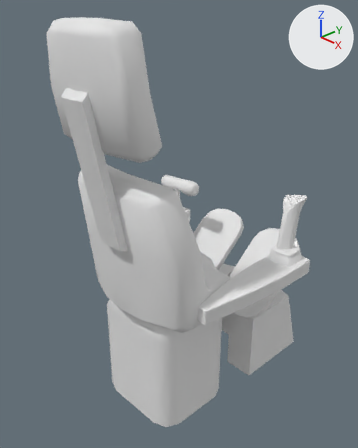
A saved change to the Blender file Models/VRPilot_Seat.blend.
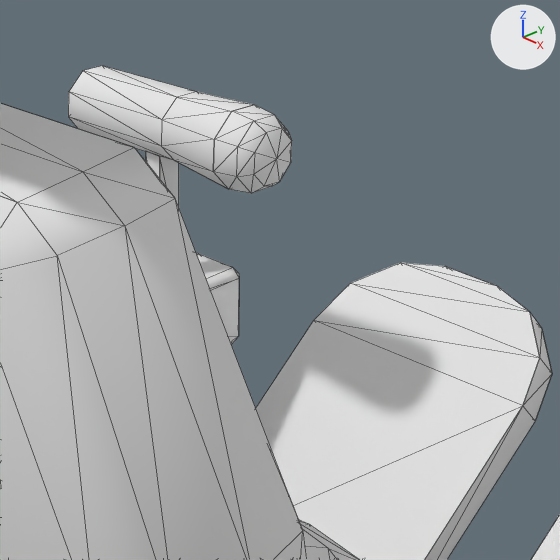
Each version appears first whole from a camera (50 mm lens) standing at (0.637, -0.632, 0.651) and looking at (-0.02, -0.004, 0.23), and next in a close-up on the part from 42% to 68% of the width and 36% to 58% of the height. The lights are fixed; the arrows at upper right show +X, +Y and +Z. The close-ups show mesh edges as thin lines.

Names of what the first close-up shows: 'Seat_Pilot', 'Throttle_Lever'.
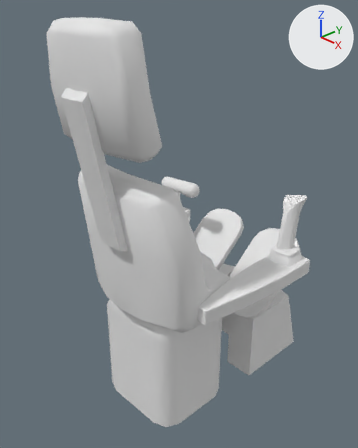
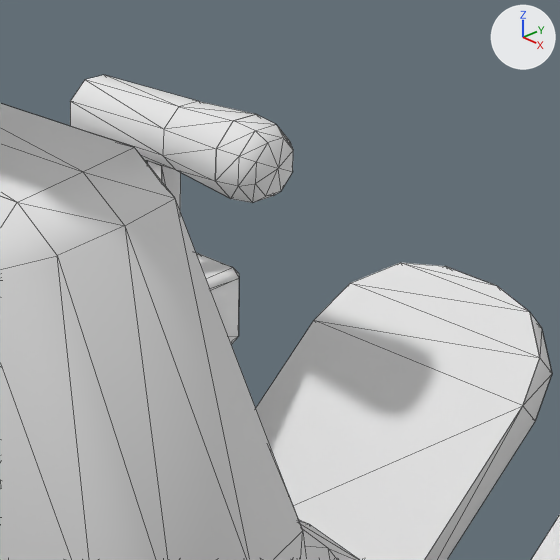
Boxes [x1, y1, x2, y2] around the edits, measured in the close-ups (560 x 560 px):
'Throttle_Lever', moved
    before: [68, 66, 292, 207]
    after: [70, 75, 293, 210]

The edits, one by one:
me_seat_pilot_001 has 133 vertices, 128 faces and spans x -0.1963..-0.0905, y 0.1022..0.1344, z 0.1773..0.2662.
me_seat_pilot_001 is used by ob_throttle_lever; parent ob_throttle; location (0.0, 0.0, 0.0).
me_seat_pilot_001 part 1: the whole mesh is moved by (0.169, -0.1174, -0.1817).
In object 'Throttle_Lever' (ob_throttle_lever), matrix_parent_inverse is no longer Matrix(((1.0, 0.0, 0.0, 0.169), (0.0, 1.0, 0.0, -0.118), (0.0, 0.0, 1.0, -0.178), (0.0, 0.0, 0.0, 1.0))).
